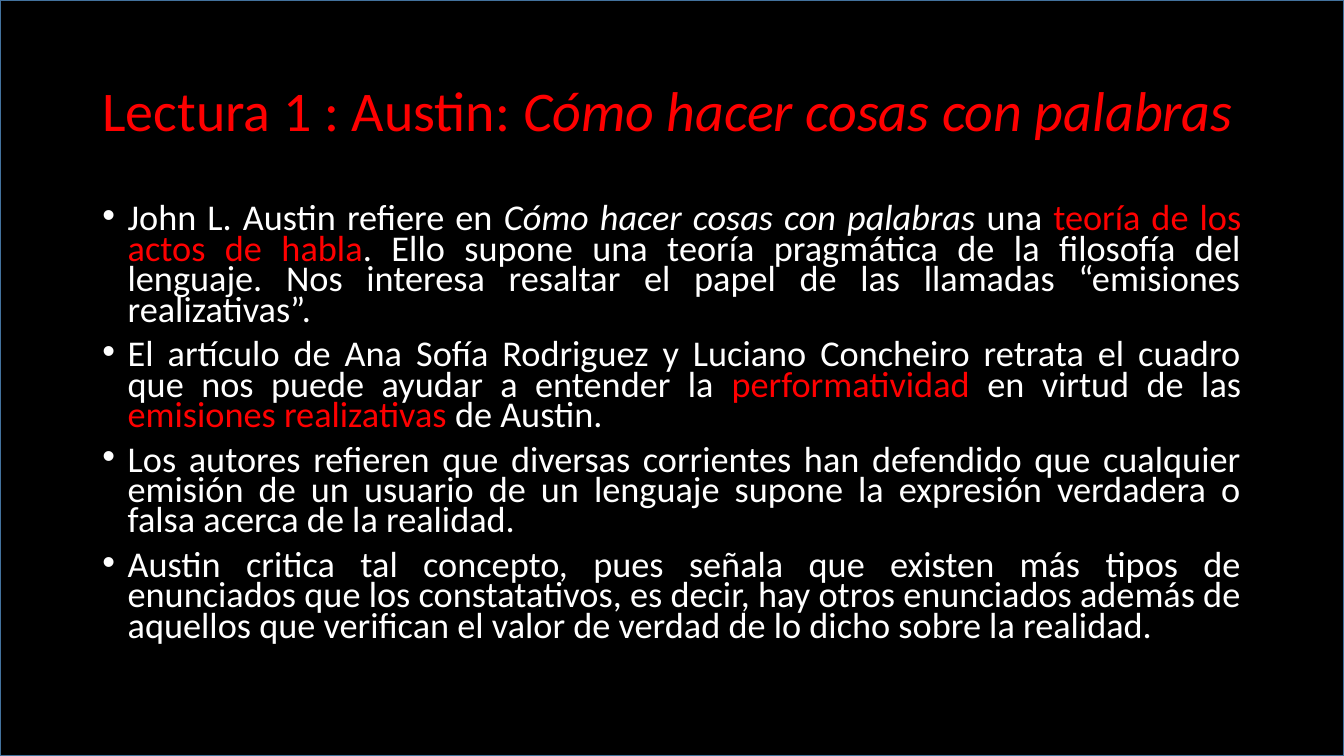
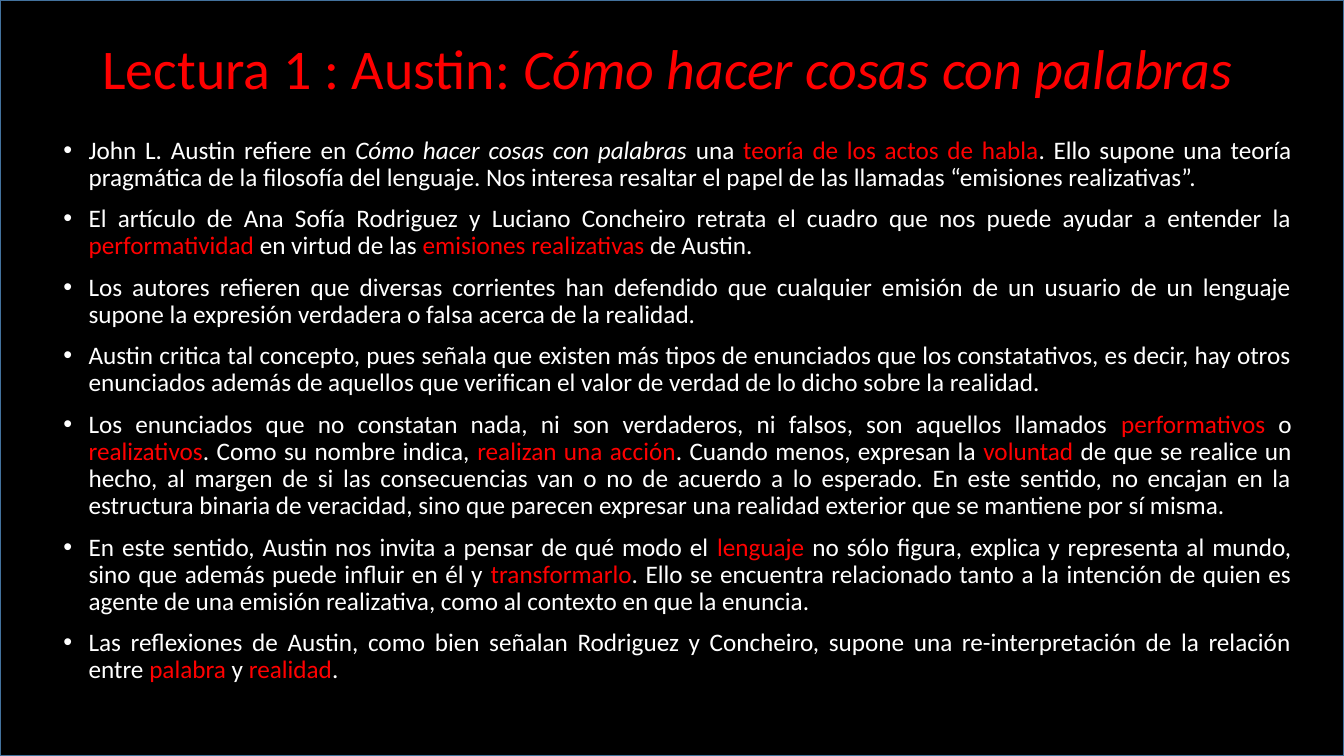
Before and after one commit to zaboltar/zaboltar.github.io, a slide deck: slide 9 of assets uarm/2019 sol-penscri-justfilpol/Documentos para S E B/Judith Butler-Resumen.pptx (slide 21 before the commit). Drawn at 1344x756 pixels with LibreOffice and Linux fonts; fonts in the diff are those of the drawing. Boxes give left, top, right and bottom in pixels: in the first picture for what was removed or moved away, otherwise in the second. Text is boxed around its words. In the diff, an @@ line names an element or a change of style, - is before the commit and + after.

```diff
--- a/assets uarm/2019 sol-penscri-justfilpol/Documentos para S E B/Judith Butler-Resumen.pptx
+++ b/assets uarm/2019 sol-penscri-justfilpol/Documentos para S E B/Judith Butler-Resumen.pptx
@@ title "Lectura 1 : Austin: Cómo ...": place and size @@
-title "Lectura 1 : Austin: Cómo ..." at [102, 92, 1233, 140]
+title "Lectura 1 : Austin: Cómo ..." at [102, 50, 1233, 98]
@@ text "John L. Austin refiere en ...": place and size @@
-text "John L. Austin refiere en ..." at [128, 204, 1242, 644]
+text "John L. Austin refiere en ..." at [89, 141, 1292, 682]
@@ text at [89, 141, 1292, 395]: size 25.9 to 18 pt in "John L. Austin refiere en Cómo hacer ...", "El artículo de Ana Sofía Rodriguez y ...", "Los autores refieren que diversas corrientes han ...", "Austin critica tal concepto, pues señala que ..."; line spacing 0.7 to 0.9 @@
@@ text at [89, 415, 1291, 682]: paragraphs added @@
+• Los enunciados que no constatan nada, ni son verdaderos, ni falsos, son aquellos llamados performativos o realizativos. Como su nombre indica, realizan una acción. Cuando menos, expresan la voluntad de que se realice un hecho, al margen de si las consecuencias van o no de acuerdo a lo esperado. En este sentido, no encajan en la estructura binaria de veracidad, sino que parecen expresar una realidad exterior que se mantiene por sí misma.
+• En este sentido, Austin nos invita a pensar de qué modo el lenguaje no sólo figura, explica y representa al mundo, sino que además puede influir en él y transformarlo. Ello se encuentra relacionado tanto a la intención de quien es agente de una emisión realizativa, como al contexto en que la enuncia.
+• Las reflexiones de Austin, como bien señalan Rodriguez y Concheiro, supone una re-interpretación de la relación entre palabra y realidad.
```
Also in this commit, not shown: 5 other slides changed, 16 slides removed, 10 other files.
